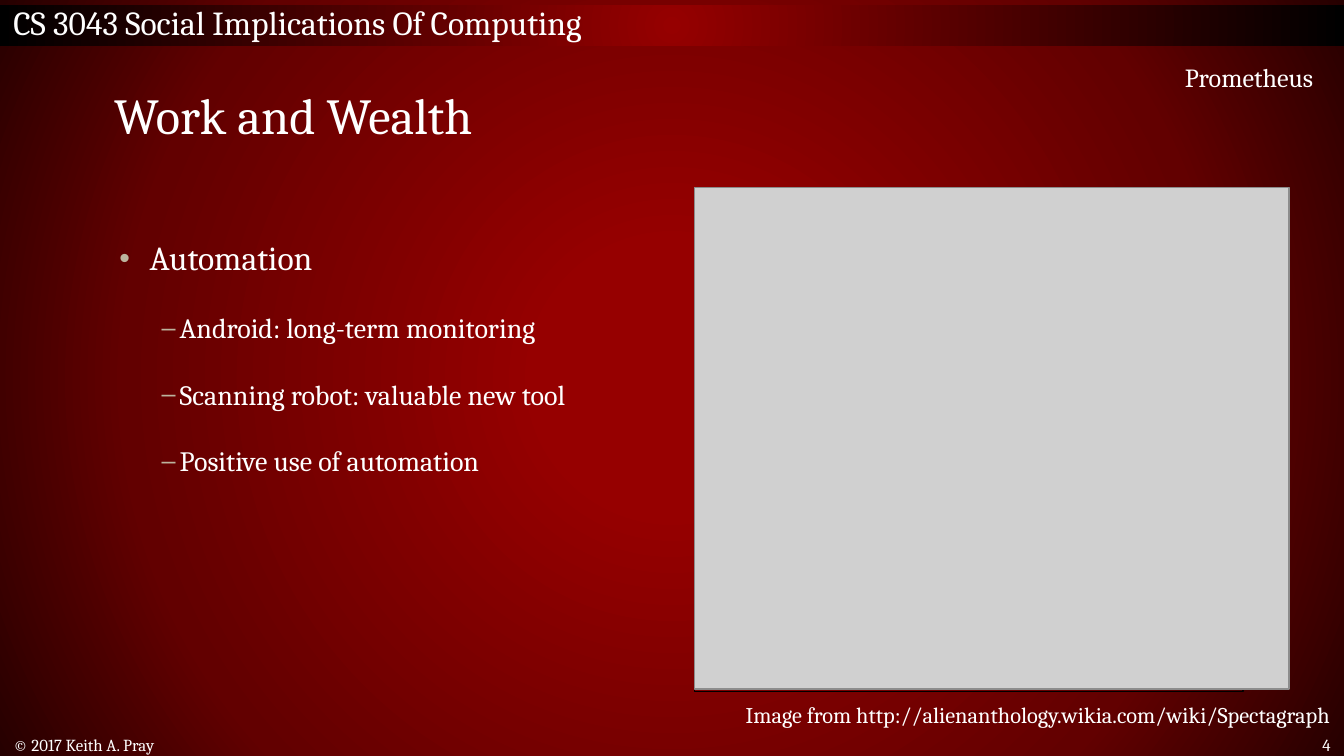
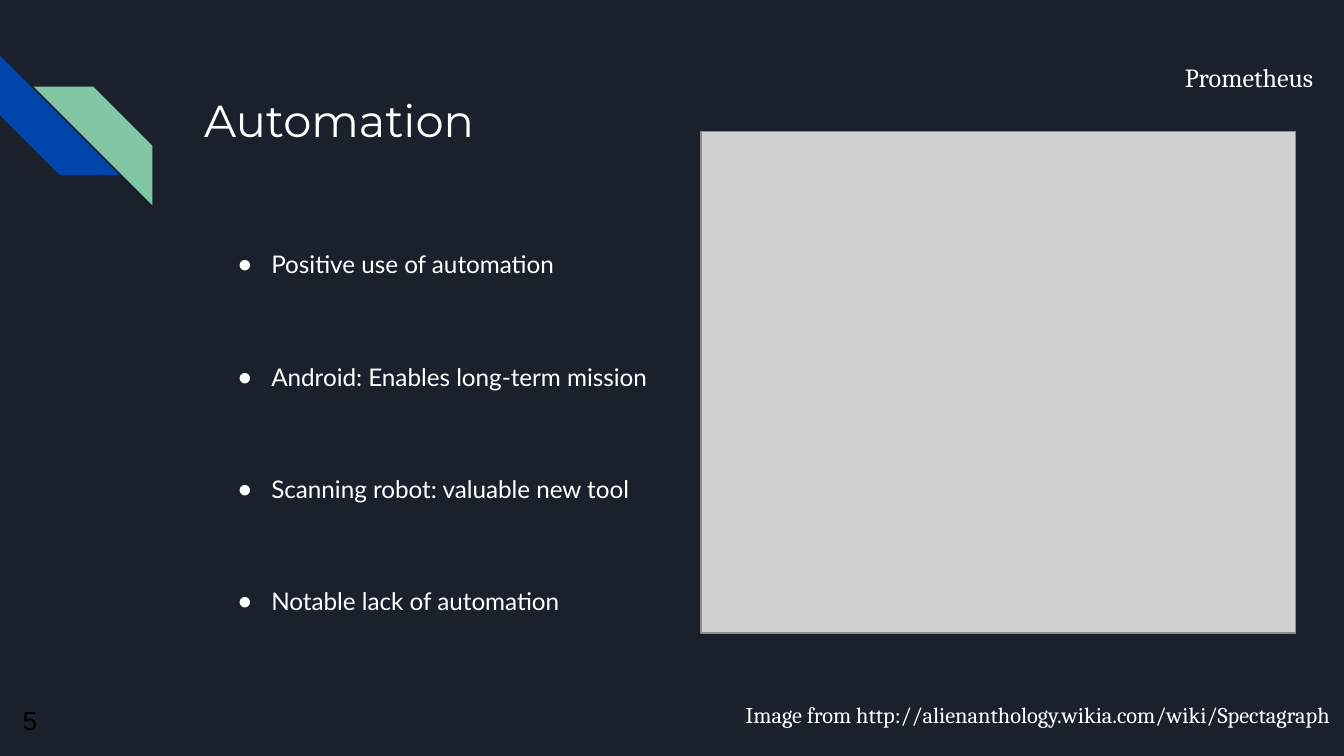
Before and after one commit to ad1217/CS3043-A17-Prometheus, a slide deck: slide 5 of Prometheus slides.pptx (slide 4 before the commit). Drawn at 1344x756 pixels with LibreOffice and Linux fonts; fonts in the diff are those of the drawing; grey boxes stand for pictures; background and template pictures are left out. Boxes give left, top, right and bottom in pixels: in the first picture for what was removed or moved away, otherwise in the second. Text is boxed around its words. In the diff, an @@ line names an element or a change of style, - is before the commit and + after.

```diff
--- a/Prometheus slides.pptx
+++ b/Prometheus slides.pptx
@@ background gradient #960000 to #620000 to #260000 to #1B212C @@
@@ rectangle removed at [0, 5, 1344, 46] @@
-CS 3043 Social Implications Of Computing
@@ diag stripe added at [0, 56, 118, 175], fill #0145AC @@
@@ diag stripe added at [34, 86, 152, 204], fill #82C7A5 @@
@@ text removed at [1185, 69, 1313, 88] @@
-Prometheus
@@ text added at [1185, 69, 1313, 88], 14 pt, text #FFFFFF @@
+Prometheus
@@ title removed at [114, 99, 473, 135] @@
-Work and Wealth
@@ title added at [204, 103, 474, 138], 24 pt, text #FFFFFF @@
+Automation
@@ picture: place and size @@
-picture at [695, 188, 1289, 689]
+picture at [702, 132, 1296, 633]
@@ text removed at [695, 199, 1243, 692] @@
-<Graphic>
@@ text "Positive use of automation": place and size @@
-text "Positive use of automation" at [150, 247, 565, 472]
+text "Positive use of automation" at [271, 255, 647, 610]
@@ text "Positive use of automation" at [271, 255, 647, 610]: vertical alignment top to middle @@
@@ text added at [726, 230, 1226, 657], outline #1B212C 0.75 pt @@
@@ text at [271, 255, 647, 391]: text changed; size 15 to 13 pt; font Cambria to Lato @@
-• Automation
-  – Android: long-term monitoring
+● Positive use of automation
+● Android: Enables long-term mission
@@ text at [271, 480, 629, 503]: size 15 to 13 pt, font Cambria to Lato in "Scanning robot: valuable new tool"; bullet – to ●; list level 2 to 1 in "Scanning robot: valuable new tool"; bullet colour #BCB49E to #FFFFFF @@
@@ text at [271, 592, 559, 610]: text changed; size 15 to 13 pt; font Cambria to Lato @@
-  – Positive use of automation
+● Notable lack of automation
@@ text removed at [31, 739, 154, 755] @@
-© 2017 Keith A. Pray
@@ page number removed at [1322, 739, 1330, 751] @@
-4
```
Also in this commit, not shown: 3 other slides changed, 5 slides added, 1 slide removed, 1 other file.
